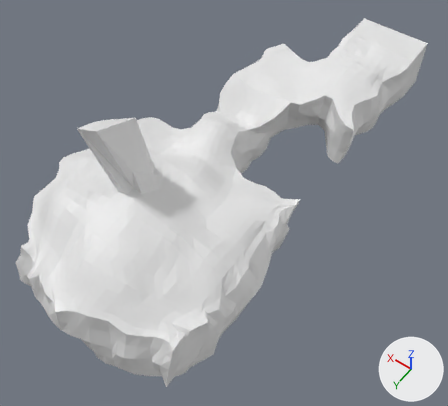
The Blender file Assets/Blends/Cave.blend, before and after one commit.
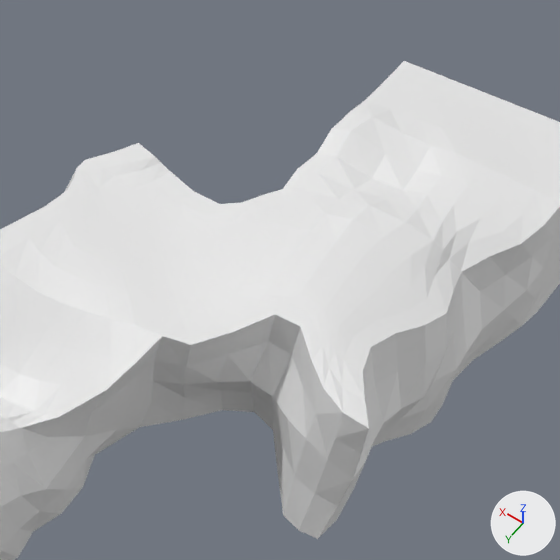
Each version appears first whole from a 50 mm lens placed at (-0.71, 0.882, 2.556), pointed at (0.003, -0.116, 0.987), and next in a close-up on the part from 54% to 92% of the width and 0% to 42% of the height. The lights are fixed; the arrows at lower right show +X, +Y and +Z.

Before the edit, the objects in view are built like this:
```python
me_plane = bpy.data.meshes.new('Plane')
me_plane.from_pydata(...)  # 2306 vertices, 4608 faces; spans x -0.257..0.494, y -1.0..0.499, z -0.193..0.443
# before: 77 (-0.12, -0.627, 0.161) at pixel (335, 294), 285 (-0.059, -0.628, 0.161) at pixel (282, 269), 289 (-0.12, -0.684, 0.172) at pixel (364, 254), 511 (-0.058, -0.684, 0.172) at pixel (310, 231), 717 (-0.089, -0.628, 0.163) at pixel (309, 279)
# before: 721 (-0.12, -0.655, 0.168) at pixel (350, 273), 790 (-0.092, -0.745, 0.181) at pixel (369, 205), 1009 (-0.125, -0.714, 0.178) at pixel (383, 236), 1457 (-0.151, -0.685, 0.165) at pixel (390, 271), 1462 (-0.058, -0.654, 0.167) at pixel (295, 250)
# before: 1463 (-0.057, -0.715, 0.174) at pixel (325, 213), 1464 (-0.089, -0.684, 0.175) at pixel (337, 240), 1465 (-0.026, -0.685, 0.164) at pixel (283, 225), 1929 (-0.089, -0.714, 0.182) at pixel (352, 219), 1930 (-0.089, -0.655, 0.17) at pixel (323, 259)
ob_plane = bpy.data.objects.new('Plane', me_plane)
ob_plane.location = (0.0, 0.0, 1.0)
```
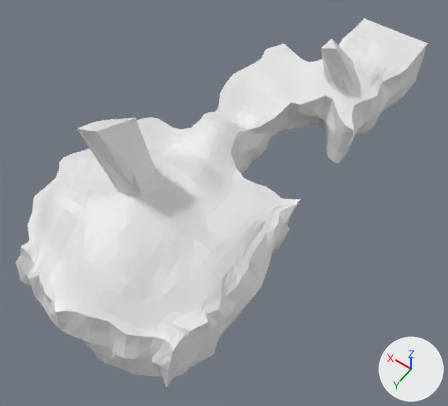
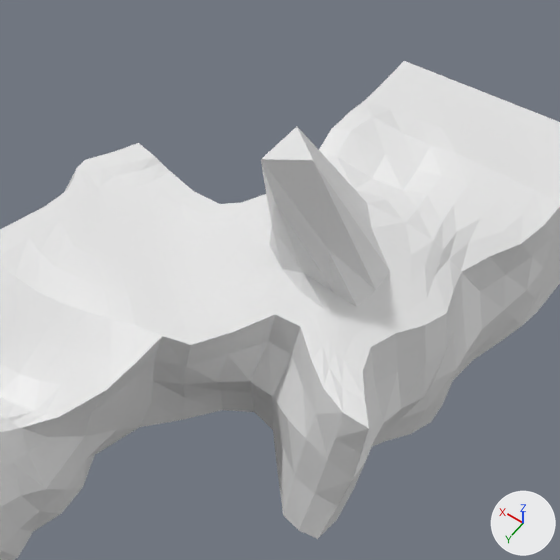
The newer file is also rescaled (x19.2), turned or shifted as a whole; pictures and numbers use the older file's frame.

Location of each change, [x1, y1, x2, y2] in pixels of the close-ups (560 x 560 px; the box of a moved part takes in the faces that stretch with it):
```json
{"part": 1, "of": "me_plane", "change": "moved or reshaped", "before": [255, 189, 411, 325], "after": [255, 127, 411, 325]}
```

Edits to the scene script, one JSON object a line:
```json
{"block": "me_plane", "where": "me_plane.from_pydata(...)  # 2306 vertices, 4608 faces; spans x -0.257..0.494, y -1.0..0.499, z -0.193..0.443"}
{"block": "me_plane", "where": "# used by ob_plane; location = (0.0, 0.0, 1.0)"}
{"block": "me_plane", "where": "# verts and faces of me_plane; kept vertices keep their numbers, new ones are numbered from 2306"}
{"block": "me_plane", "change": "me_plane part 1"}
{"op": "add", "block": "me_plane", "code": "verts[77] = (-0.12, -0.627, 0.161)  # moved, pixel (335, 293)"}
{"op": "add", "block": "me_plane", "code": "verts[285] = (-0.058, -0.627, 0.162)  # moved, pixel (281, 269)"}
{"op": "add", "block": "me_plane", "code": "verts[1457] = (-0.15, -0.684, 0.166)  # moved, pixel (389, 270)"}
{"op": "add", "block": "me_plane", "code": "verts[289] = (-0.079, -0.608, 0.32)  # moved, pixel (313, 160)"}
{"op": "add", "block": "me_plane", "code": "verts[511] = (-0.022, -0.622, 0.273)  # moved, pixel (262, 170)"}
{"op": "add", "block": "me_plane", "code": "verts[717] = (-0.085, -0.62, 0.176)  # moved, pixel (303, 272)"}
{"op": "add", "block": "me_plane", "code": "verts[721] = (-0.104, -0.623, 0.214)  # moved, pixel (327, 248)"}
{"op": "add", "block": "me_plane", "code": "verts[790] = (-0.09, -0.742, 0.185)  # moved, pixel (367, 203)"}
{"op": "add", "block": "me_plane", "code": "verts[1009] = (-0.113, -0.707, 0.188)  # moved, pixel (371, 228)"}
{"op": "add", "block": "me_plane", "code": "verts[1462] = (-0.041, -0.623, 0.213)  # moved, pixel (271, 225)"}
{"op": "add", "block": "me_plane", "code": "verts[1463] = (-0.041, -0.686, 0.219)  # moved"}
{"op": "add", "block": "me_plane", "code": "verts[1464] = (-0.036, -0.585, 0.317)  # moved, pixel (260, 159)"}
{"op": "add", "block": "me_plane", "code": "verts[1465] = (-0.025, -0.683, 0.167)  # moved"}
{"op": "add", "block": "me_plane", "code": "verts[1929] = (-0.042, -0.641, 0.323)  # moved, pixel (297, 126)"}
{"op": "add", "block": "me_plane", "code": "verts[1930] = (-0.054, -0.589, 0.274)  # moved, pixel (274, 199)"}
```
